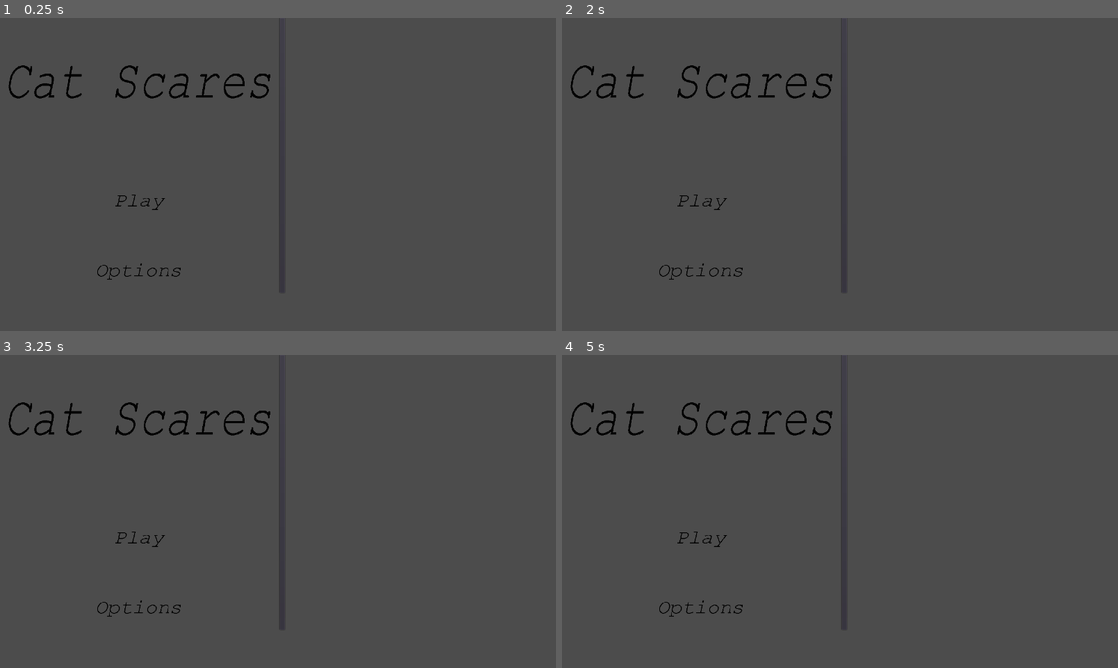
Above: before the commit, frames 1-4 (two rows, left to right).
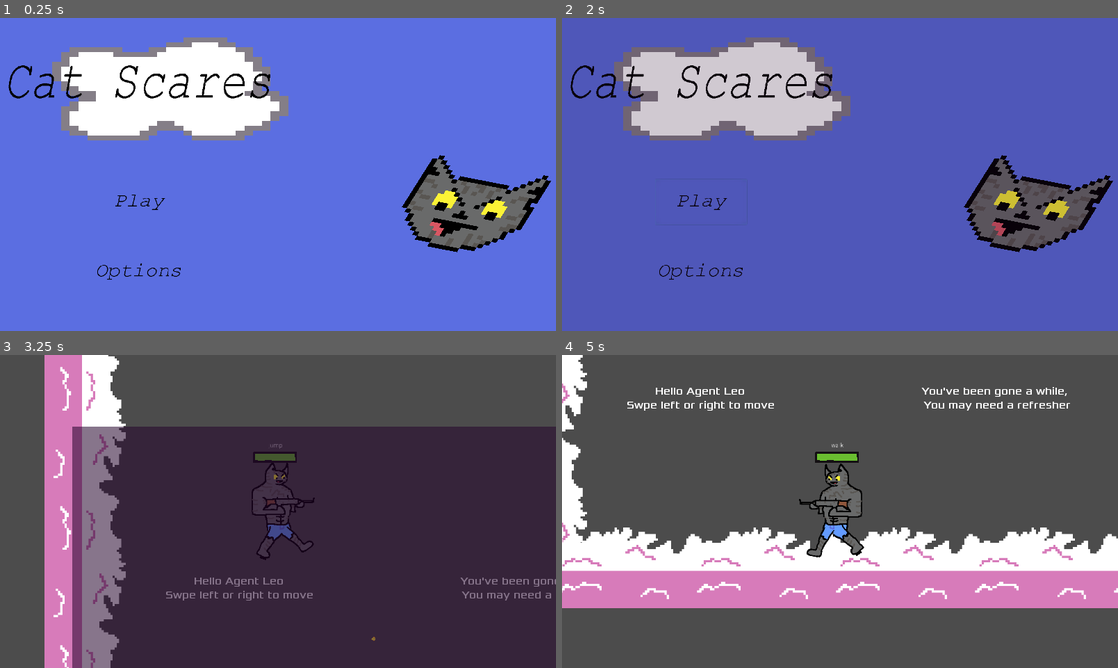
Above: after the commit, the same moments.

Repository: jhmauritz/Dream_Cats
Game: Godot game, scene res://Scenes/UIandUX/Title Screen.tscn
Two runs of this game, one before a commit and one after it. Both use one fixed random seed, a clock stepped at 60 frames per second and the inputs below.
Inputs (mouse positions are in pixels of both pictures, inside the frame that each line leads up to):
- Up to frame 1 (0.25 s): no input
- Up to frame 2 (2 s): click (845, 155) at 0.52 s; click (701, 202) at 1.25 s
- Up to frame 3 (3.25 s): click (139, 539) at 2 s; move the mouse to (400, 495) at 2.77 s; hold D (move_right) from 2.78 s (still down); hold Space (jump) from 2.78 s (still down); click (400, 495) at 2.85 s
- Up to frame 4 (5 s): move the mouse to (728, 527) at 3.52 s; release Space (jump) at 3.53 s; tap Space (jump) at 3.6, 3.77, 4.07 s; click (728, 527) at 3.8 s; move the mouse to (895, 442) at 4.27 s; release D (move_right) at 4.28 s; hold A (move_left) from 4.28 s (still down); hold Space (jump) from 4.28 s (still down); click (895, 442) at 4.35 s

The runs differ from the first frame. In frame 1, 99% of the frame differs, in the area x 0-100%, y 0-100%; in frame 2, 96%; in frame 3, 74%; in frame 4, 27%.

Commit message:
tutorial level and scene changing works better now

Diff:
--- a/Scenes/Levels/TutorialLevel.tscn
+++ b/Scenes/Levels/TutorialLevel.tscn
@@ -1,12 +1,14 @@
-[gd_scene load_steps=5 format=2]
+[gd_scene load_steps=8 format=2]
 
 [ext_resource path="res://Scenes/Player/playerScene.tscn" type="PackedScene" id=1]
 [ext_resource path="res://Sprites/Floor/Floor (1).png" type="Texture" id=2]
+[ext_resource path="res://fonts/xolonium/xolonium-fonts-4.1/ttf/Xolonium-Regular.ttf" type="DynamicFontData" id=3]
+[ext_resource path="res://Scenes/Enemy/EnemyCloudBoi.tscn" type="PackedScene" id=4]
 
-[sub_resource type="ConvexPolygonShape2D" id=2]
+[sub_resource type="ConvexPolygonShape2D" id=1]
 points = PoolVector2Array( 5, 113, 325, 113, 325, 209, 5, 209 )
 
-[sub_resource type="TileSet" id=1]
+[sub_resource type="TileSet" id=2]
 0/name = "Floor (1).png 0"
 0/texture = ExtResource( 2 )
 0/tex_offset = Vector2( 0, 0 )
@@ -17,24 +19,95 @@
 0/navigation_offset = Vector2( 0, 0 )
 0/shape_offset = Vector2( 0, 0 )
 0/shape_transform = Transform2D( 1, 0, 0, 1, 0, 0 )
-0/shape = SubResource( 2 )
+0/shape = SubResource( 1 )
 0/shape_one_way = false
 0/shape_one_way_margin = 1.0
 0/shapes = [ {
 "autotile_coord": Vector2( 0, 0 ),
 "one_way": false,
 "one_way_margin": 1.0,
-"shape": SubResource( 2 ),
+"shape": SubResource( 1 ),
 "shape_transform": Transform2D( 1, 0, 0, 1, 0, 0 )
 } ]
 0/z_index = 0
 
+[sub_resource type="DynamicFont" id=3]
+size = 24
+outline_color = Color( 0.0156863, 0, 0, 1 )
+font_data = ExtResource( 3 )
+
 [node name="TutorialLevel" type="Node2D"]
 
 [node name="TileMap" type="TileMap" parent="."]
-tile_set = SubResource( 1 )
+tile_set = SubResource( 2 )
 format = 1
-tile_data = PoolIntArray( -131073, -1610612736, 0, 196607, -1610612736, 0, 524287, -1610612736, 0, 655360, 0, 0, 655365, 0, 0, 655370, 0, 0, 655375, 0, 0 )
+tile_data = PoolIntArray( -131073, -1610612736, 0, 196607, -1610612736, 0, 327710, 0, 0, 327715, 0, 0, 327720, 0, 0, 524287, -1610612736, 0, 655360, 0, 0, 655365, 0, 0, 655370, 0, 0, 655375, 0, 0, 655380, 0, 0, 655385, 0, 0, 655390, 0, 0, 655395, 0, 0, 655400, 0, 0, 655405, 0, 0, 655410, 0, 0, 655415, 0, 0, 655420, 0, 0, 655425, 0, 0, 655430, 0, 0 )
 
-[node name="KinematicBody2D" parent="TileMap" instance=ExtResource( 1 )]
-position = Vector2( 382.055, 427.314 )
+[node name="EnemyCloudBoi" parent="TileMap" instance=ExtResource( 4 )]
+position = Vector2( 3663.1, 597.798 )
+
+[node name="KinematicBody2D" parent="." instance=ExtResource( 1 )]
+position = Vector2( 288.56, 611.398 )
+
+[node name="Control" type="Control" parent="."]
+margin_right = 40.0
+margin_bottom = 40.0
+__meta__ = {
+"_edit_use_anchors_": false
+}
+
+[node name="Intro" type="Label" parent="Control"]
+margin_left = 174.835
+margin_top = 327.306
+margin_right = 589.835
+margin_bottom = 417.306
+custom_fonts/font = SubResource( 3 )
+text = "Hello Agent Leo
+Swpe left or right to move"
+align = 1
+valign = 1
+__meta__ = {
+"_edit_use_anchors_": false
+}
+
+[node name="Refresher" type="Label" parent="Control"]
+margin_left = 711.911
+margin_top = 327.306
+margin_right = 1418.91
+margin_bottom = 417.306
+custom_fonts/font = SubResource( 3 )
+text = "You've been gone a while,
+You may need a refresher"
+align = 1
+valign = 1
+__meta__ = {
+"_edit_use_anchors_": false
+}
+
+[node name="JumpTut" type="Label" parent="Control"]
+margin_left = 1271.32
+margin_top = 327.306
+margin_right = 1978.32
+margin_bottom = 417.306
+custom_fonts/font = SubResource( 3 )
+text = "Swipe Up to jump onto that
+ledge."
+align = 1
+valign = 1
+__meta__ = {
+"_edit_use_anchors_": false
+}
+
+[node name="ShootTut" type="Label" parent="Control"]
+margin_left = 2209.96
+margin_top = 70.282
+margin_right = 2916.96
+margin_bottom = 160.282
+custom_fonts/font = SubResource( 3 )
+text = "Tap the right side of the screen to shoot
+that bad dream!"
+align = 1
+valign = 1
+__meta__ = {
+"_edit_use_anchors_": false
+}
--- a/Scenes/Player/playerScene.tscn
+++ b/Scenes/Player/playerScene.tscn
@@ -71,6 +71,7 @@
 [node name="KinematicBody2D" type="KinematicBody2D"]
 position = Vector2( 0.938995, -0.362 )
 script = ExtResource( 1 )
+jump_velocit = -1200.0
 
 [node name="FSM" type="Node2D" parent="."]
 script = ExtResource( 2 )
--- a/Scenes/UIandUX/SceneTransition.tscn
+++ b/Scenes/UIandUX/SceneTransition.tscn
@@ -18,20 +18,24 @@
 }
 
 [node name="SceneTransition" type="CanvasLayer"]
+layer = 0
+follow_viewport_enable = true
 script = ExtResource( 1 )
 
 [node name="Control" type="Control" parent="."]
 anchor_right = 1.0
 anchor_bottom = 1.0
+mouse_filter = 2
 __meta__ = {
 "_edit_use_anchors_": false
 }
 
 [node name="ColorRect" type="ColorRect" parent="Control"]
 modulate = Color( 1, 1, 1, 0 )
+show_behind_parent = true
 anchor_right = 1.0
 anchor_bottom = 1.0
-mouse_filter = 1
+mouse_filter = 2
 color = Color( 0.141176, 0.0117647, 0.168627, 1 )
 __meta__ = {
 "_edit_use_anchors_": false
--- a/Scenes/UIandUX/Title Screen.tscn
+++ b/Scenes/UIandUX/Title Screen.tscn
@@ -11,13 +11,11 @@
 script = ExtResource( 7 )
 
 [node name="Background" type="Sprite" parent="."]
-visible = false
 scale = Vector2( 20.1034, 11.254 )
 texture = ExtResource( 1 )
 centered = false
 
 [node name="GreyCat_Head" type="Sprite" parent="Background"]
-visible = false
 position = Vector2( 53.0518, 40.2742 )
 rotation = 0.336616
 scale = Vector2( 0.59941, 0.823627 )
@@ -75,13 +73,4 @@
 __meta__ = {
 "_edit_use_anchors_": false
 }
-
-[node name="Button" type="Button" parent="."]
-margin_left = 644.0
-margin_right = 656.0
-margin_bottom = 632.0
-__meta__ = {
-"_edit_use_anchors_": false
-}
 [connection signal="pressed" from="MarginContainer/HBoxContainer/VBoxContainer/PlayButton" to="." method="_on_PlayButton_pressed"]
-[connection signal="pressed" from="Button" to="." method="_on_Button_pressed"]
--- a/Scripts/Player/PlayerController.gd
+++ b/Scripts/Player/PlayerController.gd
@@ -10,7 +10,7 @@
 var velocity = Vector2()
 var move_speed = 96*5
 var gravity = 1200
-var jump_velocit = -720
+export (float) var jump_velocit = -720
 var is_grounded
 var bullet = null
 var move_direction
--- a/Scripts/UI/MainMenuButtons.gd
+++ b/Scripts/UI/MainMenuButtons.gd
@@ -1,16 +1,13 @@
 extends Node
 
-
-
 func _on_PlayButton_button_up():
-	print("bitch")
-	SceneTransition.change_scene("res://Scenes/Levels/TutorialLevel.tscn")
-
-
-func _on_PlayButton_pressed():
 	print("bitch")
 	#SceneTransition.change_scene("res://Scenes/Levels/TutorialLevel.tscn")
 
 
+func _on_PlayButton_pressed():
+	SceneTransition.change_scene("res://Scenes/Levels/TutorialLevel.tscn")
+
+
 func _on_Button_pressed():
 	print("bitch")
